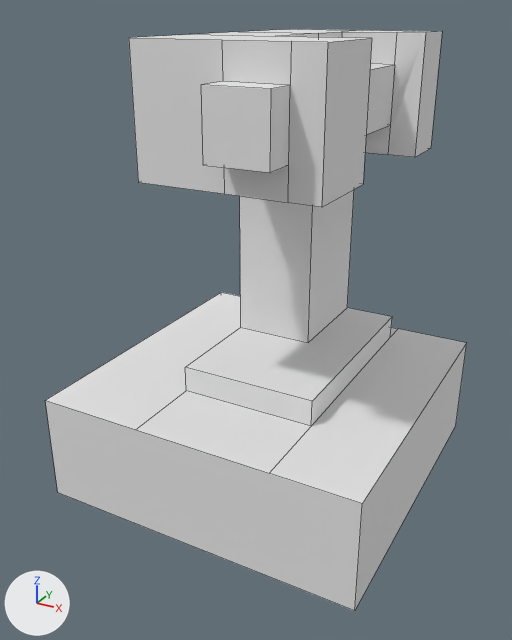
Two versions of the FBX model Assets/Models/Towers/DrillTower.fbx, one commit apart.
Both versions are drawn from a 50 mm camera at (5.58, -10.82, 8.37) aimed at (-0.12, -0.47, 3.2). Every picture has the same lights, and +X, +Y and +Z are marked at lower left. Mesh edges are drawn as thin lines.
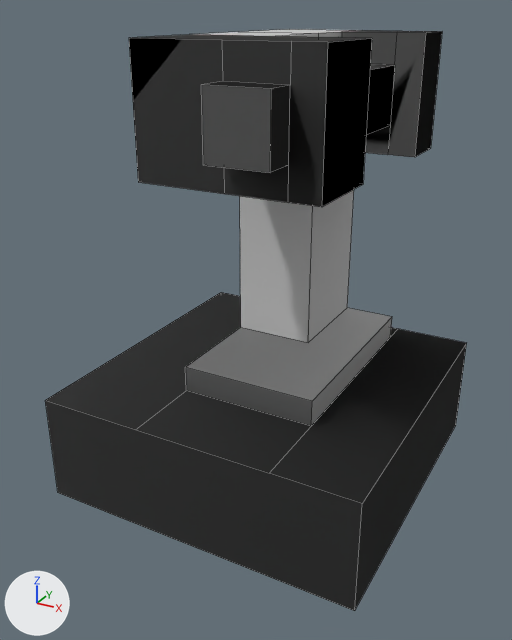
The change, as a list of edits to the scene's bpy script:
```text
Add img_drilltower_png:
    img_drilltower_png = load_image('DrillTower.png', 'Materials/DrillTower.png', 1024, 1024, 'Non-Color')
Change mat_material:
    add n2 = _N.new('ShaderNodeTexImage'); n2.name = 'Image Texture'
    add n2.image = img_drilltower_png
    add n3 = _N.new('ShaderNodeNormalMap'); n3.name = 'Normal Map'
    where n0 = _N.new('ShaderNodeBsdfPrincipled'); n0.name = 'Principled BSDF'
    add _L.new(n2.outputs[0], n3.inputs[1])  # 'Color' to 'Color'
    add _L.new(n3.outputs[0], n0.inputs[5])  # 'Normal' to 'Normal'
Change me_cube:
    where me_cube.from_pydata(...)  # 71 vertices, 51 faces; spans x -3.0..2.98, y -3.01..3.0, z 0.0..8.01
    used by ob_cube; location = (0.0, 0.0, 0.0)
    me_cube part 1: texture (UV) coordinates of 51 of 51 faces, centred in x -3.0..2.98, y -3.01..3.0, z 0.0..8.01, changed; they spanned u 0.0..1.0, v 0.0..1.0 and now span u 0.0..1.0, v 0.0..1.0
```

Pixel boxes (x1, y1, x2, y2) of what changed, in the pictures (512 x 640 px):
'Cube', surface changed (grey to black): (45, 29, 467, 611) in both
